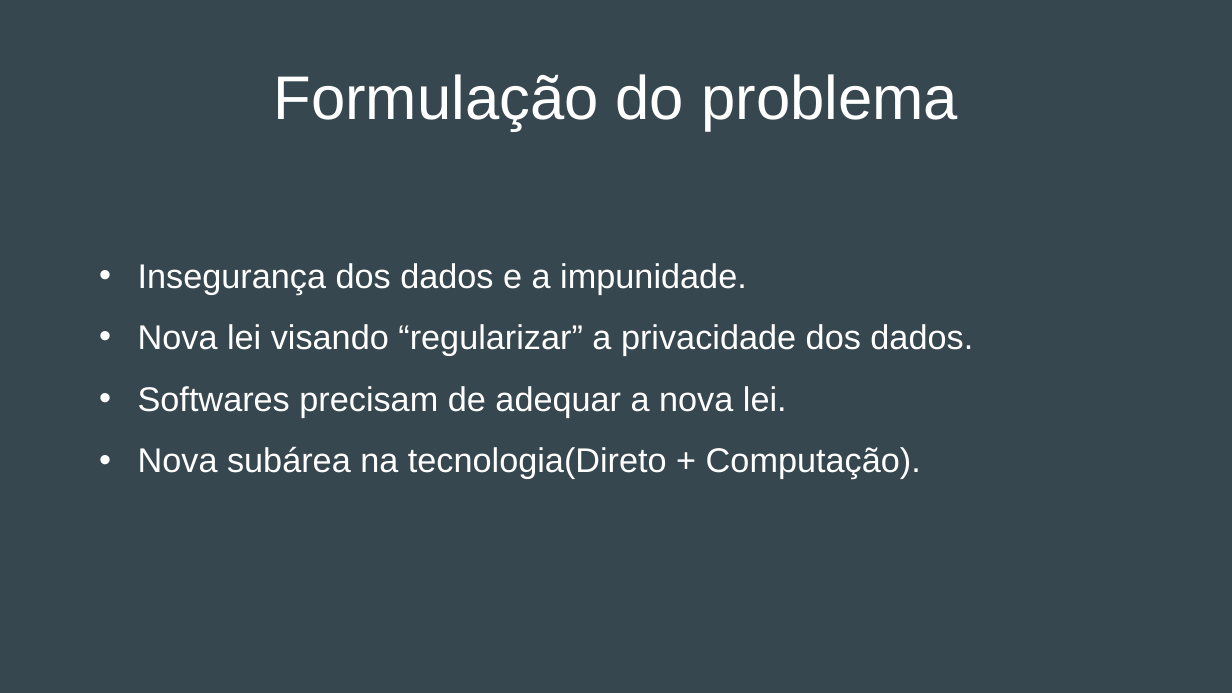
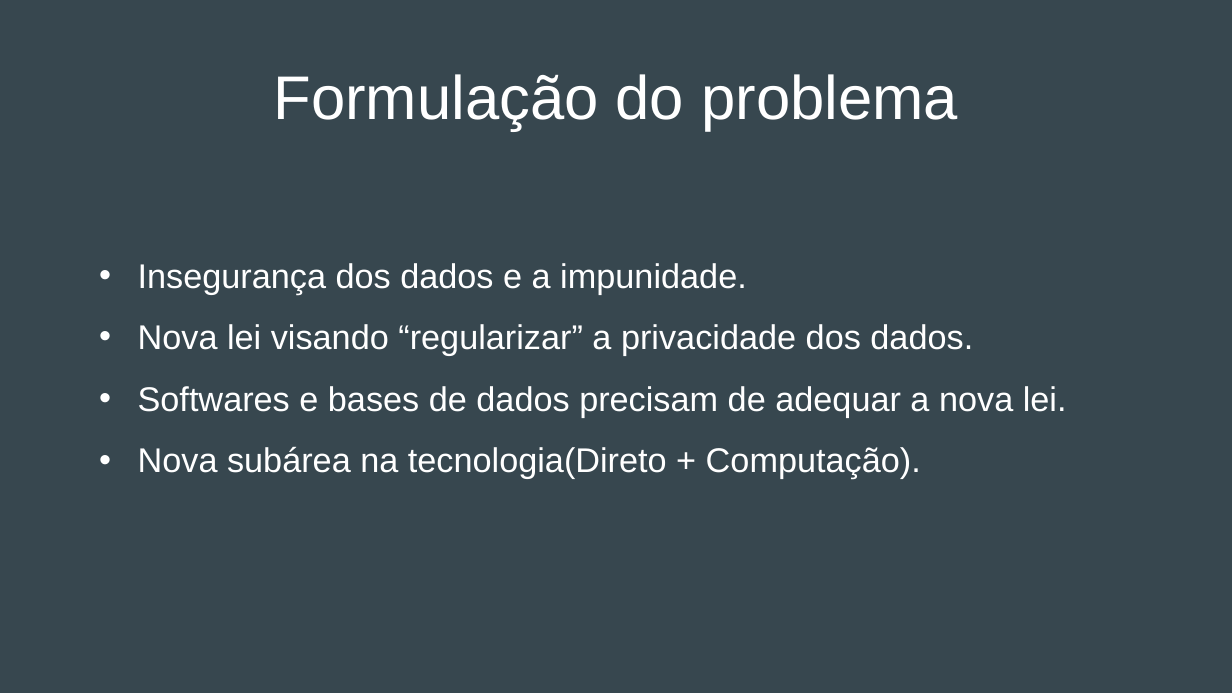
Before and after one commit to Dom-Juan/TCC-I, a slide deck: slide 4 of Apresentação do anteprojeto.pptx. Drawn at 1232x693 pixels with LibreOffice and Linux fonts; fonts in the diff are those of the drawing. Boxes give left, top, right and bottom in pixels: in the first picture for what was removed or moved away, otherwise in the second. Text is boxed around its words. In the diff, an @@ line names an element or a change of style, - is before the commit and + after.

```diff
--- a/Apresentação do anteprojeto.pptx
+++ b/Apresentação do anteprojeto.pptx
@@ text at box(138, 386, 1067, 417): text changed @@
-• Softwares precisam de adequar a nova lei.
+• Softwares e bases de dados precisam de adequar a nova lei.
```
Also in this commit, not shown: 3 other slides changed, 3 other files.
